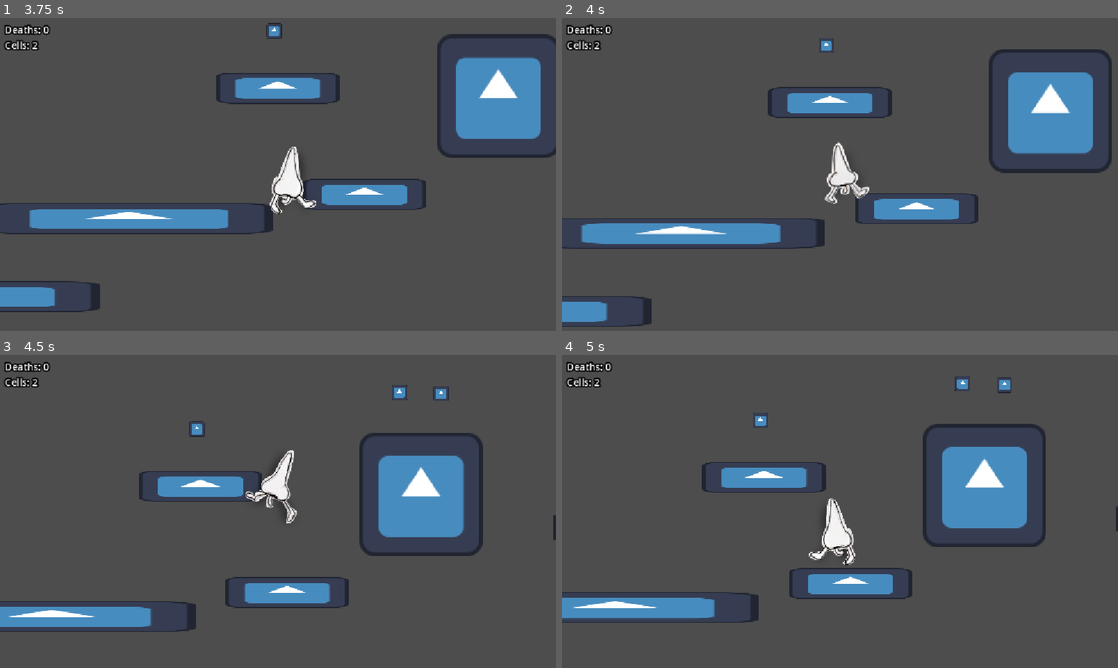
Above: before the commit, frames 1-4 (two rows, left to right).
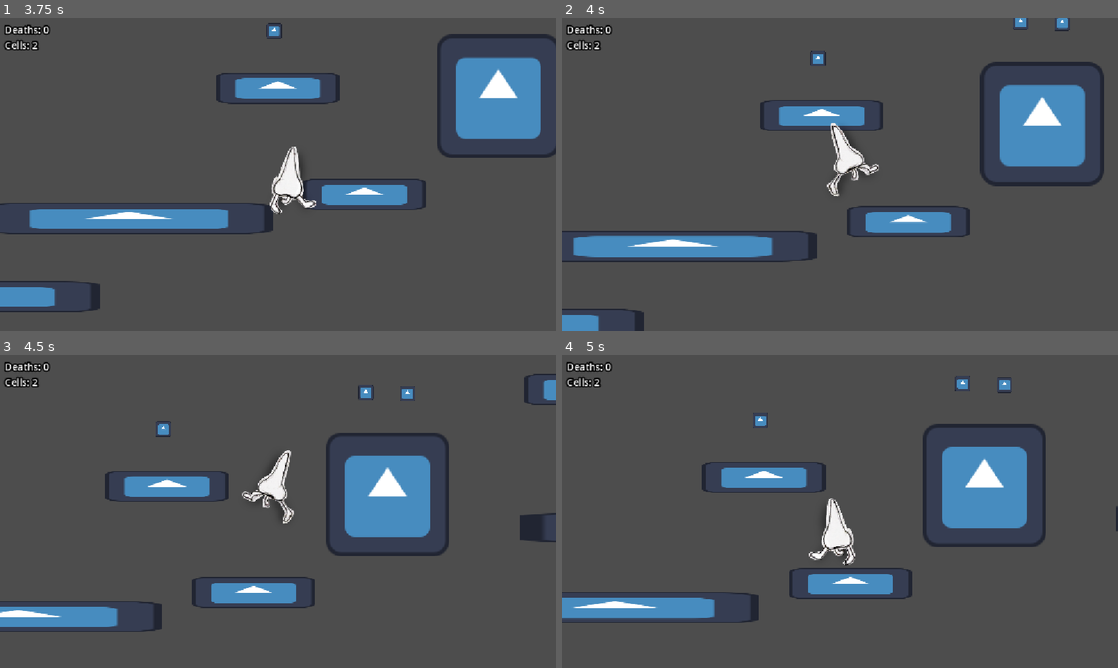
Above: after the commit, the same moments.

Repository: lmg-abe/runny-nose
Game: Godot game, scene res://main.tscn
Same seed, same stepped clock (60 frames per second), same inputs: the game is played once before the commit and once after it. The engine's default icon, where the game draws it, is replaced by a stand-in: a white triangle on a blue panel in a dark square.
Inputs:
- Up to frame 1 (3.75 s): hold D (move_right) 0.53-2.03 s; tap 2 (dash) at 0.6, 2.1, 3.6 s; tap Space (jump) at 0.77, 1.52, 3.02 s; tap 1 (sneeze) at 1.35, 2.85 s; hold A (move_left) 2.03-2.78 s; hold D (move_right) from 2.78 s (still down)
- Up to frame 2 (4 s): keep holding D (move_right); tap Space (jump) at 3.77 s
- Up to frame 3 (4.5 s): release D (move_right) at 4.28 s; hold A (move_left) from 4.28 s (still down); tap 1 (sneeze) at 4.35 s
- Up to frame 4 (5 s): keep holding A (move_left); tap Space (jump) at 4.52 s

Frame 1 is identical in both runs. In frame 2, 14% of the frame differs, in the area x 0-99%, y 0-100%; in frame 3, 9.9%; in frame 4, less than 0.1%.

Commit message:
added bubbles and goops

Diff:
--- /dev/null
+++ b/bubble.tscn
@@ -0,0 +1,14 @@
+[gd_scene format=3 uid="uid://32q6niro3beh"]
+
+[ext_resource type="Script" path="res://bubble.gd" id="1_n2mqj"]
+
+[sub_resource type="CircleShape2D" id="CircleShape2D_curir"]
+radius = 23.0
+
+[node name="Bubble" type="Area2D" unique_id=1661249779]
+script = ExtResource("1_n2mqj")
+
+[node name="CollisionShape2D" type="CollisionShape2D" parent="." unique_id=1134641227]
+shape = SubResource("CircleShape2D_curir")
+
+[connection signal="body_entered" from="." to="." method="_on_body_entered"]
--- a/global.gd
+++ b/global.gd
@@ -4,3 +4,9 @@
 var collectables : int = 0
 
 signal update_collectables
+
+var goops : int = 0
+signal update_goops
+
+var bubbles : int = 0
+signal update_bubbles
--- /dev/null
+++ b/goop.gd
@@ -0,0 +1,16 @@
+extends Area2D
+
+
+# Called when the node enters the scene tree for the first time.
+func _ready() -> void:
+	pass # Replace with function body.
+
+
+# Called every frame. 'delta' is the elapsed time since the previous frame.
+func _process(delta: float) -> void:
+	pass
+
+func _on_body_entered(body: Node2D) -> void:
+	Global.goops += 1
+	Global.update_goops.emit()
+	queue_free()
--- /dev/null
+++ b/goop.tscn
@@ -0,0 +1,14 @@
+[gd_scene format=3 uid="uid://kkyiuw4k8h5a"]
+
+[ext_resource type="Script" uid="uid://cc57y3lv6y08s" path="res://goop.gd" id="1_t7hpo"]
+
+[sub_resource type="CircleShape2D" id="CircleShape2D_efxa6"]
+radius = 28.0
+
+[node name="Goop" type="Area2D" unique_id=449165765]
+script = ExtResource("1_t7hpo")
+
+[node name="CollisionShape2D" type="CollisionShape2D" parent="." unique_id=1876069290]
+shape = SubResource("CircleShape2D_efxa6")
+
+[connection signal="body_entered" from="." to="." method="_on_body_entered"]
--- a/main.tscn
+++ b/main.tscn
@@ -10,6 +10,7 @@
 [ext_resource type="Script" uid="uid://cpqs4s4ixphnm" path="res://death_counter.gd" id="7_272bh"]
 [ext_resource type="PackedScene" uid="uid://bxreok8v3rk8d" path="res://collectable.tscn" id="9_kek77"]
 [ext_resource type="Script" uid="uid://bua7vcu78n8th" path="res://collectable_counter.gd" id="10_4c57u"]
+[ext_resource type="PackedScene" uid="uid://kkyiuw4k8h5a" path="res://goop.tscn" id="11_efxa6"]
 
 [sub_resource type="RectangleShape2D" id="RectangleShape2D_frgu1"]
 size = Vector2(128, 128)
@@ -46,8 +47,8 @@
 scale = Vector2(4, 1)
 
 [node name="Floor9" parent="." unique_id=49349976 instance=ExtResource("1_h2yge")]
-position = Vector2(6314, -716)
-scale = Vector2(4, 1)
+position = Vector2(6290, -890)
+scale = Vector2(4, 3)
 
 [node name="Door" type="StaticBody2D" parent="." unique_id=1293151393]
 position = Vector2(6339, -442)
@@ -106,7 +107,7 @@
 position = Vector2(4997, -967)
 
 [node name="Collectable8" parent="." unique_id=1923842681 instance=ExtResource("9_kek77")]
-position = Vector2(6321, -977)
+position = Vector2(6271, -1168)
 
 [node name="Collectable9" parent="." unique_id=1057300849 instance=ExtResource("9_kek77")]
 position = Vector2(6543, -386)
@@ -181,6 +182,9 @@
 theme_override_font_sizes/font_size = 20
 text = "test"
 script = ExtResource("10_4c57u")
+
+[node name="Goop" parent="." unique_id=449165765 instance=ExtResource("11_efxa6")]
+position = Vector2(5873, -901)
 
 [connection signal="body_entered" from="Button" to="Button" method="_on_body_entered"]
 [connection signal="body_exited" from="Button" to="Button" method="_on_body_exited"]
--- a/player_movement.gd
+++ b/player_movement.gd
@@ -19,6 +19,16 @@
 var jumpAnim = load('res://runnyNoseJump.png')
 var fallAnim = load('res://runnyNoseFall.png')
 var walkAnim : int = 0
+
+func _ready() -> void:
+	Global.update_goops.connect(_on_update_goops)
+	Global.update_bubbles.connect(_on_update_bubbles)
+
+func _on_update_goops() :
+	canSneeze = true
+
+func  _on_update_bubbles():
+	canDash = true
 
 func _physics_process(delta: float) -> void:
 	if Input.is_action_pressed("move_left"): facingDirection = -1
Not shown, added: goop.gd.uid
